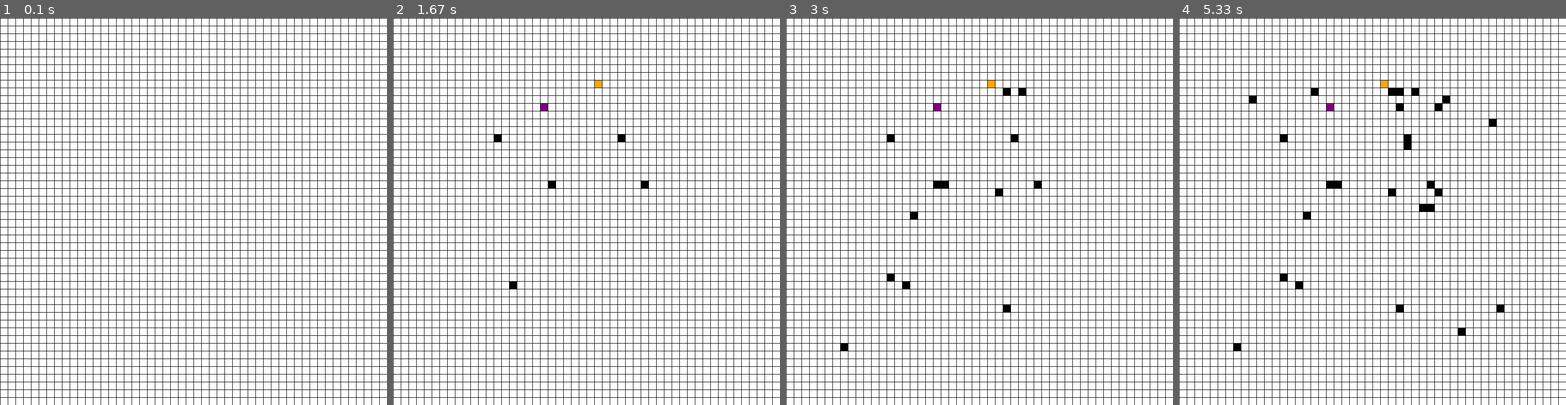
Above: before the commit, frames 1-4 (left to right).
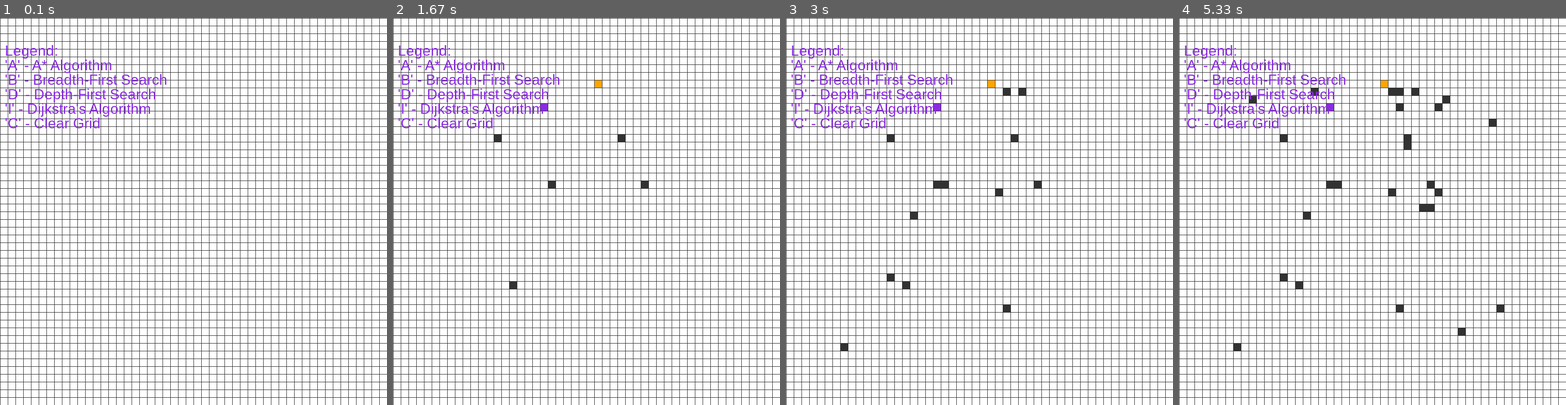
Above: after the commit, the same moments.

Repository: JanBanasik/Shortest-Path-Visualization
Game: pygame game, started from SecondImplementation/PygameImplementation.py
The game is run twice, just before and just after one commit, with the same random seed, the same clock (stepped at 60 frames per second) and the same inputs.
Inputs (mouse positions are in pixels of both pictures, inside the frame that each line leads up to):
- Up to frame 1 (0.1 s): no input
- Up to frame 2 (1.67 s): tap C at 0.33 s; press the mouse at (594, 79) at 0.7 s; move the mouse to (543, 107) at 0.8 s; release the mouse at (493, 134) at 0.93 s; press the mouse at (594, 79) at 1.03 s; move the mouse to (555, 184) at 1.13 s; release the mouse at (512, 288) at 1.27 s; press the mouse at (594, 79) at 1.37 s; move the mouse to (621, 134) at 1.47 s; release the mouse at (648, 188) at 1.6 s
- Up to frame 3 (3 s): press the mouse at (987, 79) at 1.7 s; move the mouse to (936, 180) at 1.8 s; release the mouse at (886, 281) at 1.93 s; press the mouse at (987, 79) at 2.03 s; move the mouse to (1002, 87) at 2.13 s; release the mouse at (1022, 95) at 2.27 s; press the mouse at (987, 79) at 2.37 s; move the mouse to (994, 196) at 2.47 s; release the mouse at (1006, 308) at 2.6 s; press the mouse at (987, 79) at 2.7 s; move the mouse to (917, 215) at 2.8 s; release the mouse at (844, 346) at 2.93 s
- Up to frame 4 (5.33 s): press the mouse at (1380, 79) at 3.03 s; move the mouse to (1438, 103) at 3.13 s; release the mouse at (1496, 126) at 3.27 s; press the mouse at (1380, 79) at 3.37 s; move the mouse to (1387, 95) at 3.47 s; release the mouse at (1395, 107) at 3.6 s; press the mouse at (1380, 79) at 3.7 s; move the mouse to (1411, 91) at 3.8 s; release the mouse at (1442, 103) at 3.93 s; press the mouse at (1380, 79) at 4.03 s; move the mouse to (1318, 91) at 4.13 s; release the mouse at (1252, 99) at 4.27 s; press the mouse at (1380, 79) at 4.37 s; move the mouse to (1403, 145) at 4.47 s; release the mouse at (1430, 211) at 4.6 s; press the mouse at (1380, 79) at 4.7 s; move the mouse to (1422, 207) at 4.8 s; release the mouse at (1461, 331) at 4.93 s; press the mouse at (1380, 79) at 5.03 s; move the mouse to (1438, 196) at 5.13 s; release the mouse at (1496, 308) at 5.27 s

The runs differ from the first frame. In frame 1, 14% of the frame differs, in the area x 0-100%, y 0-100%; in frame 2, 14%; in frame 3, 14%; in frame 4, 14%.

Commit message:
Added dynamic labels

Diff:
--- a/Algorithms/A_star.py
+++ b/Algorithms/A_star.py
@@ -10,13 +10,14 @@
     return abs(x1 - x2) + abs(y1 - y2)
 
 
+def reconstruct_path(came_from, current, draw):
+    while current in came_from:
+        current = came_from[current]
+        current.make_path()
+        draw()
+
+
 class AStarAlgorithm(PathFindingAlgorithm):
-
-    def reconstruct_path(self, came_from, current, draw):
-        while current in came_from:
-            current = came_from[current]
-            current.make_path()
-            draw()
 
     def findPath(self, draw, grid, start, end):
         for row in grid:
@@ -40,7 +41,7 @@
             current = pq.get()[2]
             open_set_hash.remove(current)
             if current == end:
-                self.reconstruct_path(came_from, end, draw)
+                reconstruct_path(came_from, end, draw)
                 end.make_end()
                 start.make_start()
                 return True
--- a/SecondImplementation/AlgorithmDictionary.py
+++ b/SecondImplementation/AlgorithmDictionary.py
@@ -7,18 +7,19 @@
 
 
 class AlgorithmWithName:
-    def __init__(self, algorithm, name):
+    def __init__(self, algorithm, name, letter):
         self.algorithm = algorithm
         self.name = name
+        self.letter = letter
+
 
 
 def create_key_mapping():
     pygame.init()  # Inicjalizacja Pygame, jeśli jeszcze tego nie zrobiłeś
     key_mapping = {}
 
-    # Iteracja po literach alfabetu
     for letter in "abcdefghijklmnopqrstuvwxyz":
-        key_constant = getattr(pygame, f"K_{letter}")  # Pobieramy stałą pygame.K_a, pygame.K_b, itd.
+        key_constant = getattr(pygame, f"K_{letter}")
         key_mapping[letter] = key_constant
 
     return key_mapping
@@ -37,14 +38,11 @@
     def constructDictionary(self):
         for subclass in PathFindingAlgorithm.__subclasses__():
             algorithm = subclass()
-            print(f"Name: {subclass.__name__}")
             for letter in subclass.__name__:
                 if self.keyMapping[letter.lower()] not in self.dictionary:
-                    self.dictionary[self.keyMapping[letter.lower()]] = AlgorithmWithName(algorithm, subclass.__name__)
+                    self.dictionary[self.keyMapping[letter.lower()]] = AlgorithmWithName(algorithm, subclass.__name__, letter)
                     break
 
 
 # Tworzenie instancji
 r = AlgorithmDictionary()
-for el in r.dictionary:
-    print(r.dictionary[el].name)
--- a/SecondImplementation/Colors.py
+++ b/SecondImplementation/Colors.py
@@ -1,12 +1,11 @@
 from enum import Enum
 
-
 class Color(Enum):
-    RED = (255, 0, 0)
-    GREEN = (0, 255, 0)
-    BLUE = (0, 0, 255)
-    WHITE = (255, 255, 255)
-    BLACK = (0, 0, 0)
-    YELLOW = (255, 255, 0)
-    PURPLE = (128, 0, 128)
-    ORANGE = (255, 165, 0)
+    RED = (255, 87, 87)       # Zamknięte węzły (intensywnie czerwony)
+    GREEN = (144, 238, 144)   # Otwarte węzły (jasnozielony)
+    BLUE = (30, 144, 255)     # Ścieżka (niebieski)
+    WHITE = (255, 255, 255)   # Puste pola (biały)
+    BLACK = (50, 50, 50)      # Bariery (ciemnoszary)
+    YELLOW = (255, 255, 153)  # Obszar tymczasowy (bladożółty)
+    PURPLE = (138, 43, 226)   # Węzeł końcowy (fioletowy)
+    ORANGE = (255, 165, 0)    # Węzeł startowy (pomarańczowy)
--- a/SecondImplementation/PygameImplementation.py
+++ b/SecondImplementation/PygameImplementation.py
@@ -1,9 +1,5 @@
 import pygame
 
-from Algorithms.A_star import AStarAlgorithm
-from Algorithms.BFS_algorithm import BFSAlgorithm
-from Algorithms.DFS_algorithm import DFSAlgorithm
-from Algorithms.Dijkstra_algorithm import DijkstraAlgorithm
 from AlgorithmDictionary import AlgorithmDictionary
 from Node import Node
 from Colors import Color
@@ -13,10 +9,27 @@
 pygame.display.set_caption('Shortest Path Visualization')
 
 pygame.font.init()
-FONT = pygame.font.SysFont('Arial', 24)
+FONT = pygame.font.SysFont('Arial', 30)
+
+legend_texts = [
+    "Legend:",
+    "'A' - A* Algorithm",
+    "'B' - Breadth-First Search",
+    "'D' - Depth-First Search",
+    "'I' - Dijkstra's Algorithm",
+    "'C' - Clear Grid",
+]
+def draw_legend(win):
+    """
+    Wyświetla legendę dla klawiszy odpowiadających za różne algorytmy.
+    """
+    x, y = 10, 50  # Pozycja startowa legendy
+    for line in legend_texts:
+        draw_label(win, line, x, y)
+        y += 30  # Odstęp między liniami
 
 def draw_label(win, text, x, y):
-    label = FONT.render(text, True, Color.BLACK.value)
+    label = FONT.render(text, True, Color.PURPLE.value)
     win.blit(label, (x, y))
 
 
@@ -38,13 +51,18 @@
         pygame.draw.line(win, Color.BLACK.value, (i * gap, 0), (i * gap, width))
 
 
-def draw(win, grid, rows, width):
+def draw(win, grid, rows, width, current_algorithm):
     win.fill(Color.WHITE.value)
     for row in grid:
         for node in row:
             node.draw(win)
     draw_grid(win, rows, width)
+    if current_algorithm != "None":
+        draw_label(win, f"Algorithm: {current_algorithm}", 10, 10)  # Rysuj napis w każdej iteracji
+    if current_algorithm == "None":
+        draw_legend(win)
     pygame.display.update()
+
 
 
 def get_clicked_pos(pos, rows, width):
@@ -72,11 +90,9 @@
     current_algorithm = "None"  # Zmienna przechowująca nazwę algorytmu
 
     algorithmDictionary = AlgorithmDictionary()
+
     while run:
-        draw(win, grid, ROWS, width)
-        draw_label(win, f"Algorithm: {current_algorithm}", 10, 10)  # Wyświetlanie nazwy algorytmu
-        pygame.display.update()
-
+        draw(win, grid, ROWS, width, current_algorithm)  # Aktualizuj tylko siatkę
         for event in pygame.event.get():
             if event.type == pygame.QUIT:
                 run = False
@@ -106,18 +122,23 @@
                     end = None
 
             if event.type == pygame.KEYDOWN:
-                if event.key in algorithmDictionary.dictionary:
+                if event.key in algorithmDictionary.dictionary and start and end:
                     clearBefore(grid)
-                    draw(win, grid, ROWS, width)
+                    draw(win, grid, ROWS, width, current_algorithm)  # Aktualizuj siatkę
                     current_algorithm = algorithmDictionary.dictionary[event.key].name
+                    draw_label(win, f"Algorithm: {current_algorithm}", 10, 10)  # Aktualizuj napis
+                    pygame.display.update()  # Aktualizuj ekran po zmianie napisu
                     algorithm = algorithmDictionary.dictionary[event.key].algorithm
-                    algorithm.findPath(lambda: draw(win, grid, ROWS, width), grid, start, end)
+                    algorithm.findPath(lambda: draw(win, grid, ROWS, width, current_algorithm), grid, start, end)
 
                 if event.key == pygame.K_c:
                     start = None
                     end = None
                     current_algorithm = "None"
                     grid = make_grid(ROWS, width)
+                    win.fill(Color.WHITE.value)  # Wyczyść ekran
+                    draw_label(win, f"Algorithm: {current_algorithm}", 10, 10)  # Narysuj napis od nowa
+                    pygame.display.update()  # Aktualizuj ekran
 
     pygame.quit()
 
